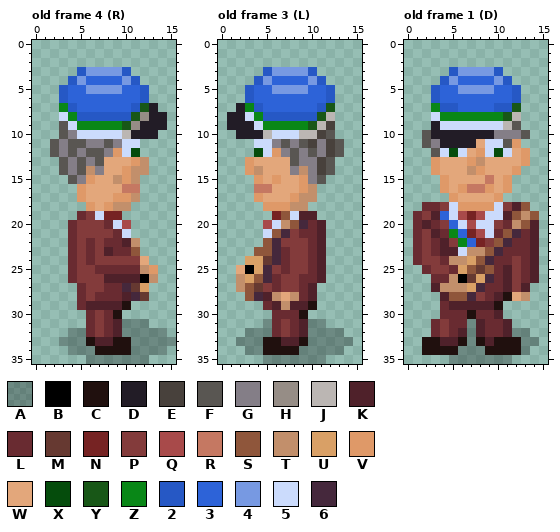
Edited in one commit: pixel-art file (art/cfe-ksv-kark.aseprite). Above is the file before it was changed.
16x36 pixels, 10 frames. Shown: old frame 4 (R), old frame 3 (L), old frame 1 (D). The commit also changed other frames, which this record leaves out.
Visible layers, top first: "kasi", "kann", "head", "banjo", "fraater", "shadow" opacity 27%.
Palette (. is transparent): A #00000046  B #000000  C #20100e  D #221c26  E #48413c  F #595652  G #847e87  H #968d86  J #bbb6b3  K #4f212a  L #692b31  M #663931  N #762323  P #833b3b  Q #a84a4a  R #c57862  S #8f563b  T #c28f6b  U #d9a066  V #df9968  W #e3a77b  X #054c0c  Y #185717  Z #098717  2 #2658c5  3 #2d63d8  4 #7799e2  5 #cbdbfc  6 #45283c
Pixels before, old frame 4 (R), first column x 2:
 3 ...244442.....
 4 ..24333342....
 5 .2334444332...
 6 .2333333332...
 7 .Z23333332YD..
 8 .5Z222222YHDD.
 9 .F5ZZZZZYHDDD.
10 .FG55555JDDD..
11 FGFFGGFG55....
12 FGFGFFGV5X....
13 .FGFGFWWWVT...
14 .FGFTGWWVTT...
15 ..FGVWWTVT....
16 ...VWWWWRR....
17 ...VWWWVVT....
18 ....VWVTT.....
19 ...LP5NN......
20 ..LPPPL5Q.....
21 ..LPPPPL5.....
22 ..LPLPLLKT....
23 ..LPLPKLLS....
24 ..LPLPPPPPW...
25 ..LPPLLLLLTV..
26 ..LPPPKKKKBT..
27 ...LPPLL6MU...
28 ...LPLLLK6M...
29 ...LKKKKC.....
30 ....LPLC......
31 ....LPLKAAA...
32 ..AALPLKAAAAA.
33 .AAACKKCCAAAAA
34 ..AAACCCCAAAA.
35 ....AAAAAAA...
Pixels before, old frame 3 (L), first column x 1:
 3 ....244442....
 4 ...24333342...
 5 ..2334444332..
 6 ..2333333332..
 7 .DZ23333332Y..
 8 DD5Z222222YJ..
 9 DDD5ZZZZZYJE..
10 .DDDJ555JJEF..
11 ...55GFGFEGEF.
12 ...X5VGFGFGEF.
13 ..VWWWWFGGEF..
14 ..VTWWWGTGEF..
15 ...VWVWWVGF...
16 ...RRWWWVT....
17 ...VWWWVTT....
18 ....VVVTT.....
19 .....NS5KK....
20 ....Q5TS6LK...
21 ....5S6PLLK...
22 ....S6PPPLK...
23 ...SS6LPPLK...
24 ..UUM6LPPLK...
25 .WBU6PLPPLK...
26 .TUS6LPPLLK...
27 .TSMPLPPLK....
28 ..S6KTWTLK....
29 ....LKTKKC....
30 .....LLLC.....
31 ....ALPLKAA...
32 ..AAALPLKAAAA.
33 .AAACCKKCAAAAA
34 ..AACCCCAAAAA.
35 ....AAAAAAA...
Pixels before, old frame 1 (D), first column x 1:
 3 ....244442....
 4 ...24333342...
 5 ..2334444332..
 6 ..2333333332..
 7 ..Z22333322Y..
 8 ..5ZZZZZZZYJ..
 9 ..D5555555JF..
10 .FDDDDDDDGGGF.
11 .FGDDDDW55FV..
12 ..F5X5WV5X5WV.
13 ..VWWWVTWWWWV.
14 ..VWWWTVWWWV..
15 ...VWWWWRWV...
16 ...VWVRRVWV...
17 ....VWWWWV....
18 .LLP5VVVV5PKS.
19 LPK35QNQ55KSTS
20 LKLP35Q55PLTSK
21 LPKLZ3NQ5LS6LK
22 LPLKPZ3NPS6LLK
23 LPLKK5TTS6LLLK
24 LPPLTTUS6LLPLK
25 .LPPLUSMSLKPLK
26 ..LLTBMU6LKPLK
27 ..KTTTU6LLKPK.
28 ...KSS6PLKCWT.
29 ...LKKKKKC....
30 ...LLLCLLK....
31 ..LPLLAKLLK...
32 ..LPLKAKLLKAA.
33 .CCKKCACKCCCAA
34 .CCCCAAACCCCA.
35 ....AAAAAAA...
After:
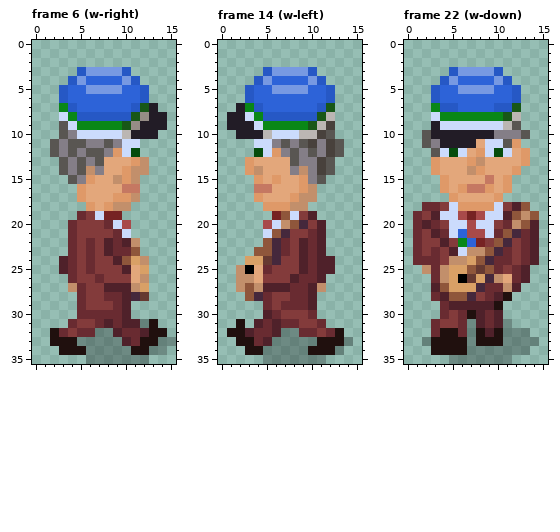
A new or re-ordered frame is compared with the old frame closest to it.
Commit: Full walk animations for Kark
Change:
frames 10 -> 42
Changed rows in their new state; - is an unchanged pixel.
Frame 6 (w-right) is new; against old frame 4 (R), layers "kasi", "fraater":
first column x 2:
22 ------K------
24 -K-----KSUT--
25 -K--LPPPKWU.-
26 -----LPPPWT.-
27 --T---KKKT---
28 -----P-------
29 ----PPPLK----
30 ---L-L-LK----
31 --LPPLKLKK-C-
32 CLPL-AA-LLKCC
33 CCC-AAAAKLCC-
34 -CCC-AAAACC--
Frame 14 (w-left) is new; against old frame 3 (L), layers "kasi", "fraater":
first column x 1:
19 --------P----
20 ---------P---
21 --------P----
22 ------L-K----
23 --------K----
24 ------P-K--K-
25 -T-WL-P-K--K-
26 --TWPP-K-----
27 ---TKKKL--T--
28 ----LPPL-----
29 -----PLLLK---
30 ----K-PPPL---
31 -C-KLKL-PPL--
32 CCKLLKAALLPLC
33 -CCLKAAAA-CCC
34 --CCAAAA-CCC-
Frame 22 (w-down) is new; against old frame 1 (D), layers "kasi", "fraater":
first column x 2:
19 --5----------
20 ---5---------
21 ---5-Q-------
22 -P--------P--
23 --P-------P--
24 LLP----------
25 TLTU-----PLK.
26 --TU----TWLK.
27 --SUU----TK.-
28 -L--------..-
30 ---P--K------
31 ---P----KA---
32 --CCL-CKCA---
33 A-CC---C-AA--
34 .---C--AAAA--
Pixel boxes of the changes (left, top, right, bottom) in both pictures:
changed: (50, 238, 167, 355)
changed: (227, 211, 344, 355)
changed: (422, 211, 539, 355)
